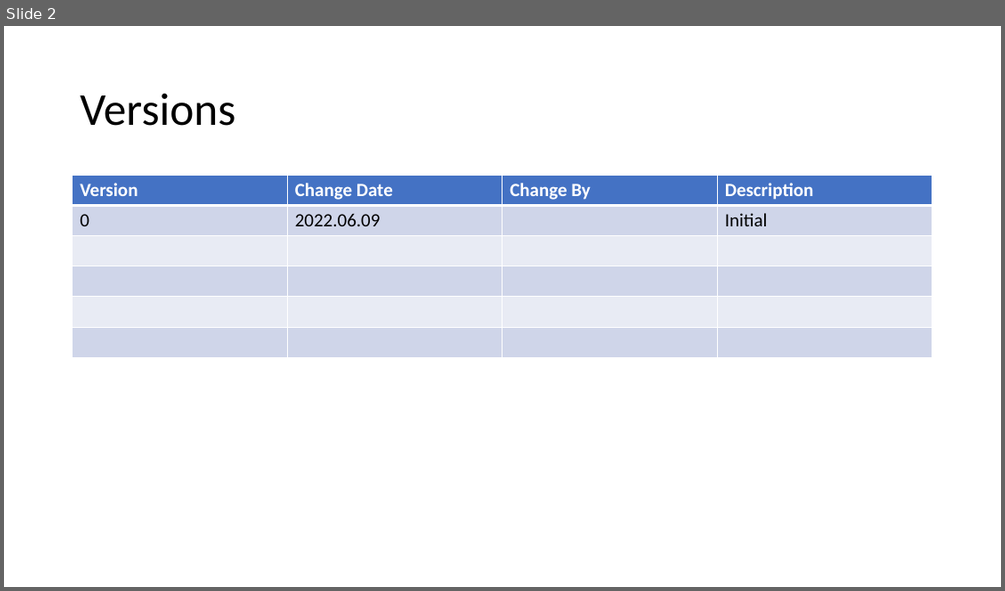
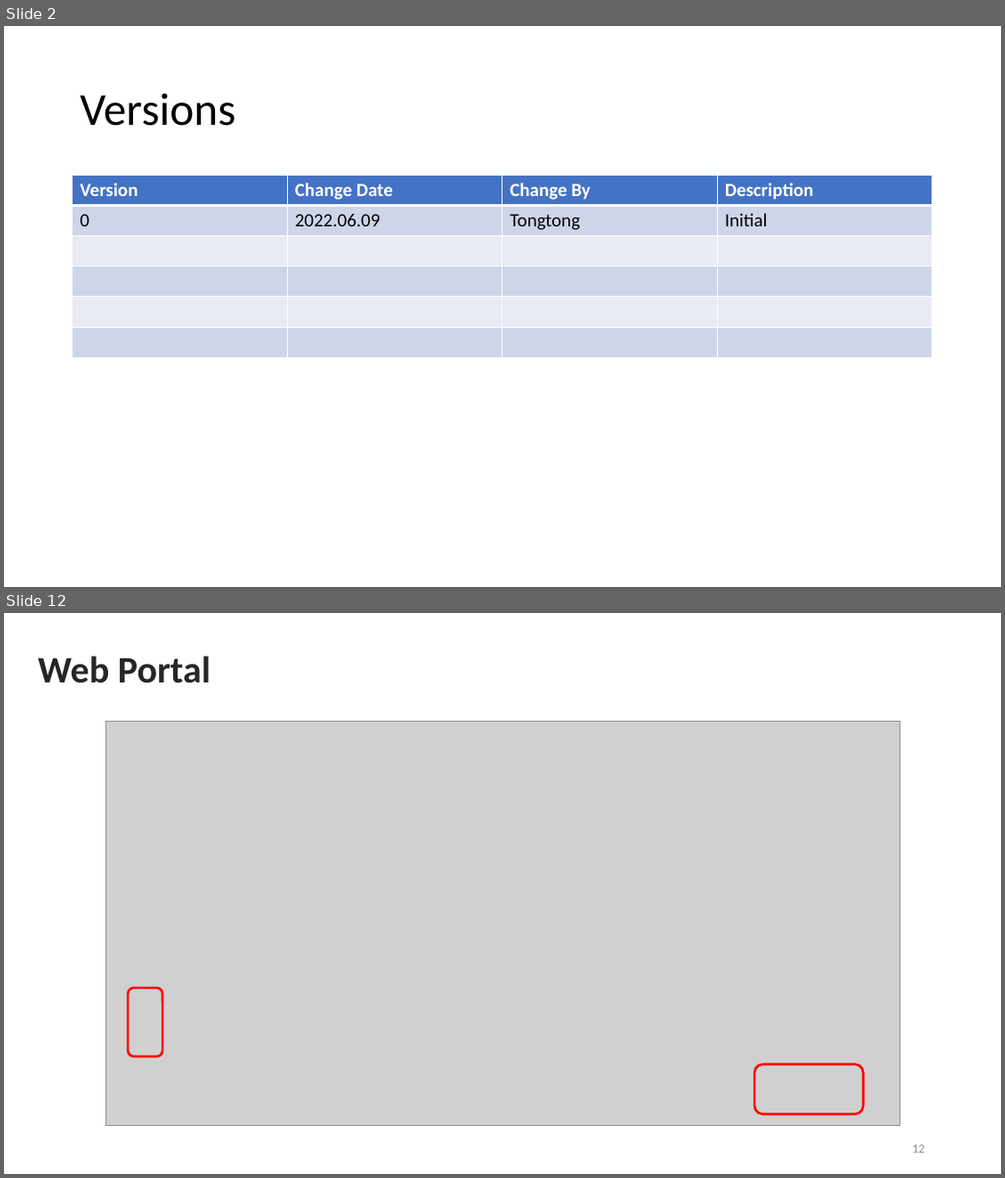
Before and after one commit to ZirconiumZr/UOB_SIT, a slide deck: uob_website/analysis/utils/Voice_To_Text_Analysis_Web_UserGuide.pptx. Shown one above the other, each under a label of ours: slide 2 before the commit, slides 2 and 12 after it; the slides between them are not shown. The pictures are 1005x591 and 1005x1178 pixels, drawn with LibreOffice and Linux fonts; fonts in the diff are those of the drawing; grey boxes stand for pictures. Boxes give left, top, right and bottom in pixels: in the first picture for what was removed or moved away, otherwise in the second. Text is boxed around its words. In the diff, an @@ line names an element or a change of style, - is before the commit and + after.

```diff
--- a/uob_website/analysis/utils/Voice_To_Text_Analysis_Web_UserGuide.pptx
+++ b/uob_website/analysis/utils/Voice_To_Text_Analysis_Web_UserGuide.pptx
@@ slide 12 added at (4,613,1001,1174), background #FFFFFF @@
@@ text added at (38,656,210,683), 36 pt, text #262626, bold @@
+Web Portal
@@ picture added at (105,722,900,1126) @@
@@ rounded rectangle added at (128,988,162,1056), outline #FF0000 2.25 pt @@
@@ rounded rectangle added at (755,1064,863,1114), outline #FF0000 2.25 pt @@
@@ page number added at (912,1144,924,1152), 12 pt, text #8C8C8C @@
+12
@@ slide 2 changed as well @@
@@ table at (73,176,934,357) @@
-row 2, column 3: 
+row 2, column 3: Tongtong
```
Also in this commit, not shown: 1 other slide changed, 12 other slides added, 1 other file.
